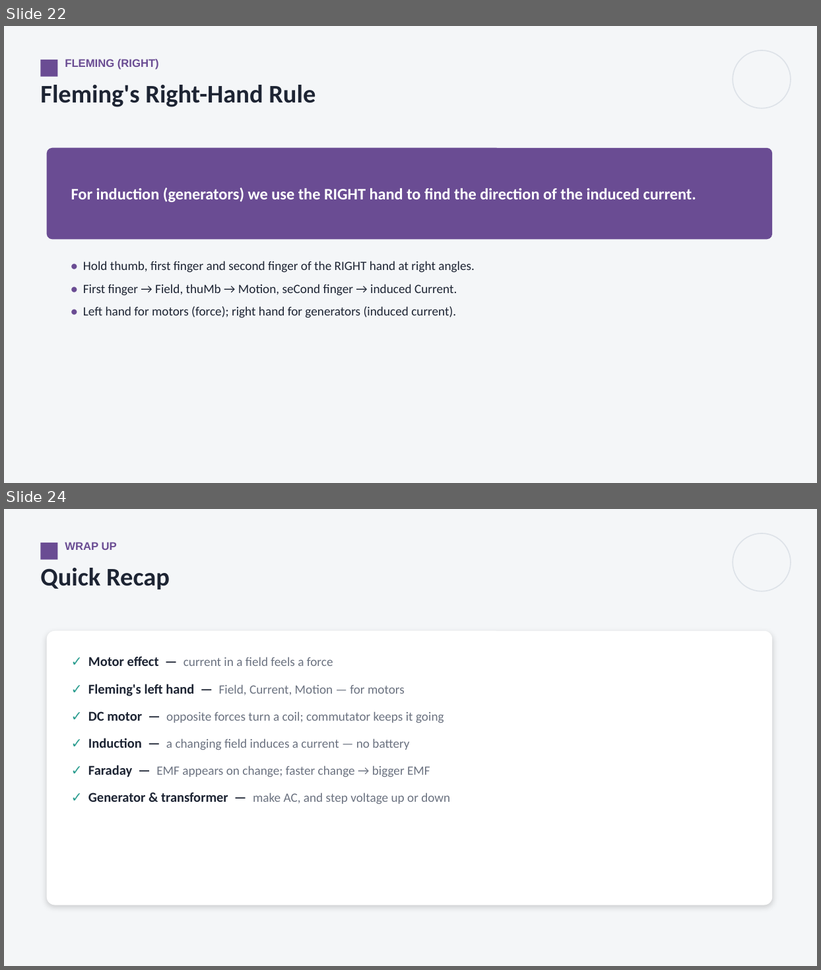
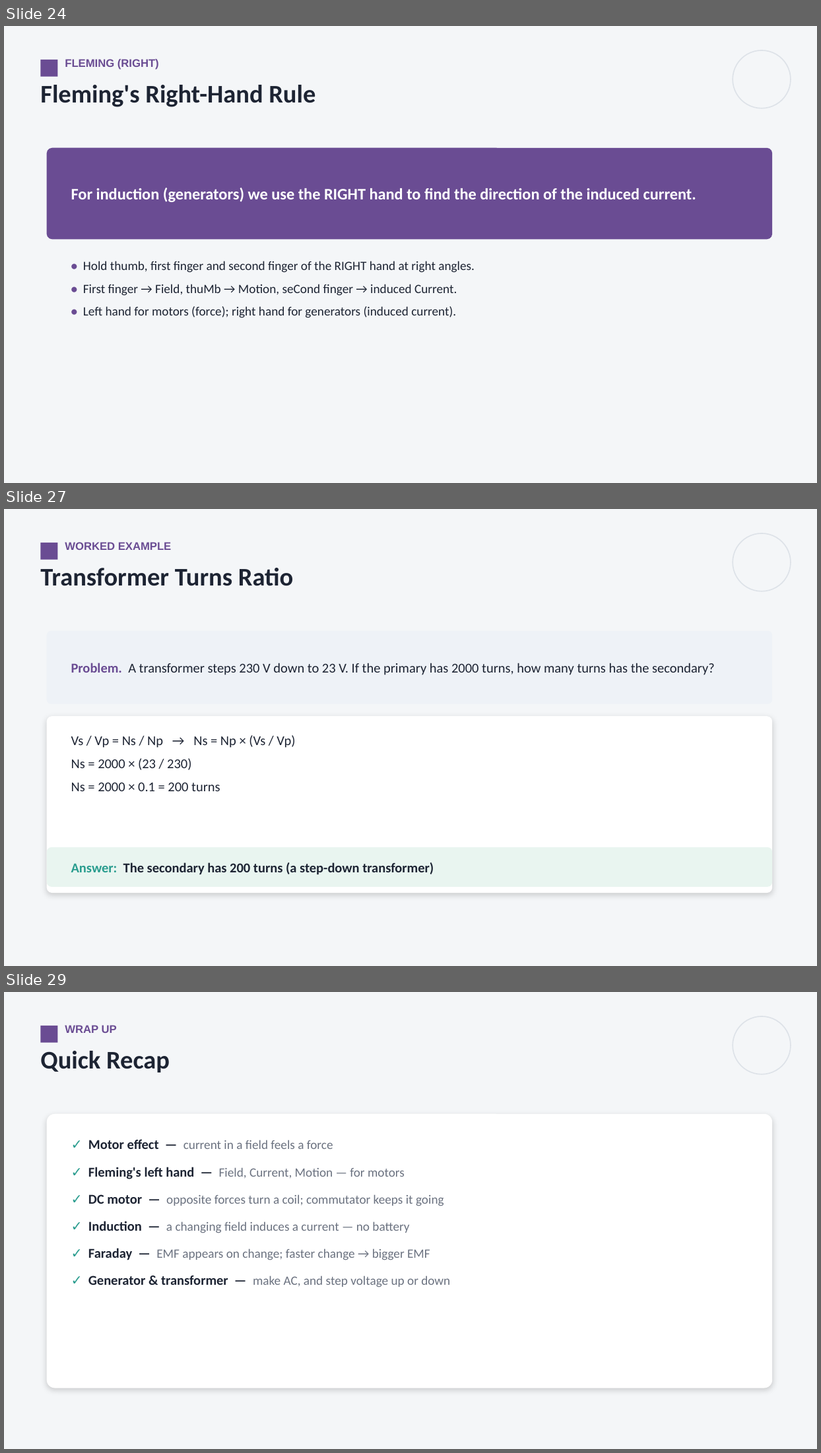
Before and after one commit to parmeshwars2911/MyFirstAR, a slide deck: ppt/Grade10/G10_S102_Electromagnetism_2.pptx. Shown one above the other, each under a label of ours: slides 22 and 24 before the commit, slides 24, 27 and 29 after it; the slides between them are not shown. The pictures are 821x970 and 821x1453 pixels, drawn with LibreOffice and Linux fonts; fonts in the diff are those of the drawing. Boxes give left, top, right and bottom in pixels: in the first picture for what was removed or moved away, otherwise in the second. Text is boxed around its words. In the diff, an @@ line names an element or a change of style, - is before the commit and + after.

```diff
--- a/ppt/Grade10/G10_S102_Electromagnetism_2.pptx
+++ b/ppt/Grade10/G10_S102_Electromagnetism_2.pptx
@@ slide 27 added at (x1=4, y1=509, x2=817, y2=966), background #F4F6F8 @@
@@ rectangle added at (x1=40, y1=543, x2=57, y2=560), fill #6A4C93 @@
@@ text added at (x1=65, y1=542, x2=171, y2=550), 13 pt, text #6A4C93, bold @@
+WORKED EXAMPLE
@@ ellipse added at (x1=733, y1=533, x2=791, y2=591), outline #DDE2E8 1.25 pt @@
@@ text added at (x1=40, y1=568, x2=293, y2=586), 30 pt, text #1D2433, bold @@
+Transformer Turns Ratio
@@ rounded rectangle added at (x1=47, y1=631, x2=773, y2=704), fill #EEF2F7 @@
@@ text added at (x1=71, y1=663, x2=715, y2=675), 16 pt, text #1D2433 @@
+Problem. A transformer steps 230 V down to 23 V. If the primary has 2000 turns, how many turns has the secondary?
@@ rounded rectangle added at (x1=47, y1=716, x2=773, y2=893), fill #FFFFFF @@
@@ text added at (x1=71, y1=735, x2=295, y2=791), 16 pt, text #1D2433 @@
+Vs / Vp = Ns / Np → Ns = Np × (Vs / Vp)
+Ns = 2000 × (23 / 230)
+Ns = 2000 × 0.1 = 200 turns
@@ rounded rectangle added at (x1=47, y1=848, x2=773, y2=887), fill #E9F5F0 @@
@@ text added at (x1=71, y1=863, x2=434, y2=875), 16 pt, text #1D2433, bold @@
+Answer: The secondary has 200 turns (a step-down transformer)
@@ what was slide 22 is now slide 24 @@
@@ what was slide 24 is now slide 29 @@
```
Also in this commit, not shown: 1 slide changed, 4 other slides added, 2 other files.
